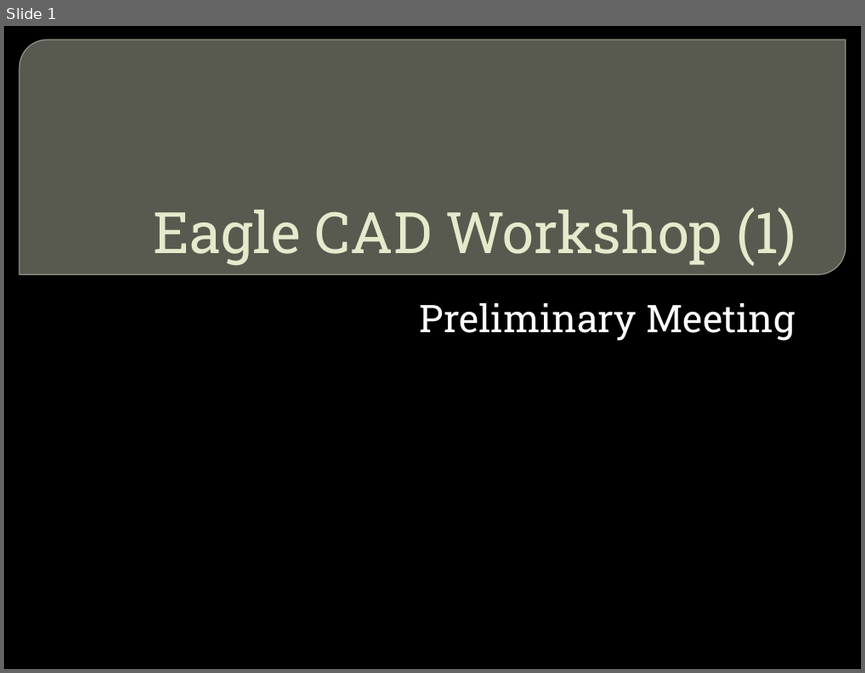
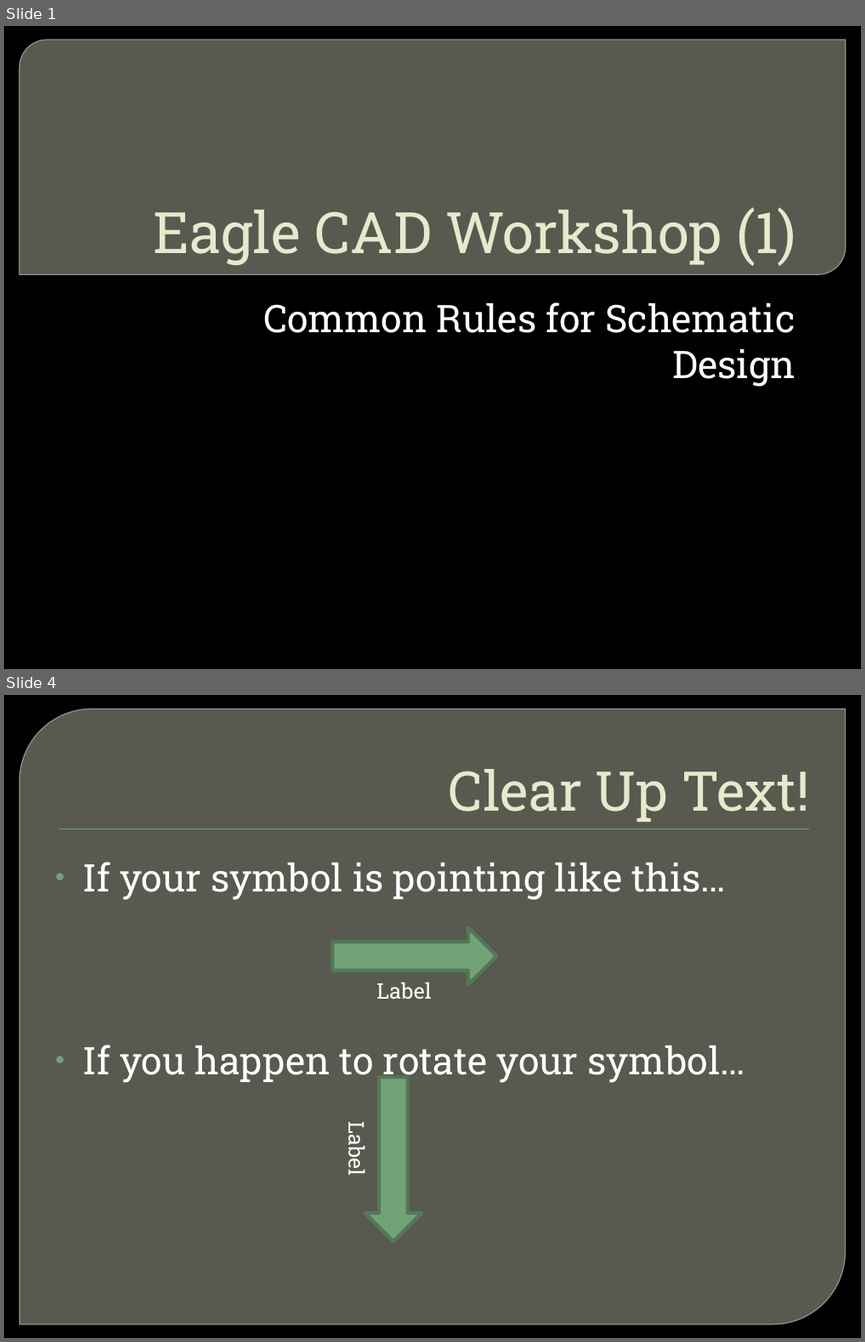
Before and after one commit to CSPon/Workshop_Materials, a slide deck: Workshop_Slides/Eagle CAD/Eagle CAD Workshop (1).pptx. Shown one above the other, each under a label of ours: slide 1 before the commit, slides 1 and 4 after it; the slides between them are not shown. The pictures are 865x673 and 865x1342 pixels, drawn with LibreOffice and Linux fonts; fonts in the diff are those of the drawing; background and template pictures are left out. Boxes give left, top, right and bottom in pixels: in the first picture for what was removed or moved away, otherwise in the second. Text is boxed around its words. In the diff, an @@ line names an element or a change of style, - is before the commit and + after.

```diff
--- a/Workshop_Slides/Eagle CAD/Eagle CAD Workshop (1).pptx
+++ b/Workshop_Slides/Eagle CAD/Eagle CAD Workshop (1).pptx
@@ slide 4 added at [4,695,861,1338], background picture (left out) @@
@@ round diag rect added at [19,709,846,1324], fill #888B7B at 65% opacity, outline #9DA090 0.87 pt @@
@@ title added at [449,769,809,822], 46 pt, text #E7EACB @@
+Clear Up Text!
@@ rectangle added at [59,828,809,829], fill #72A376 @@
@@ text added at [83,862,744,1083], 32 pt, text #FFFFFF @@
+• If your symbol is pointing like this…
+• If you happen to rotate your symbol…
@@ right arrow added at [332,927,497,985], fill #72A376, outline #547957 3 pt @@
@@ text added at [376,982,432,998], 18 pt, text #FFFFFF @@
+Label
@@ right arrow added at [364,1077,421,1242], fill #72A376, outline #547957 3 pt @@
@@ text added at [343,1126,371,1174], 18 pt, text #FFFFFF @@
+Label
@@ slide 1 changed as well @@
@@ subtitle at [263,302,795,386]: text changed @@
-Preliminary Meeting
+Common Rules for Schematic Design
```
Also in this commit, not shown: 4 other slides changed, 6 other slides added, 14 slides removed, 3 other files.
